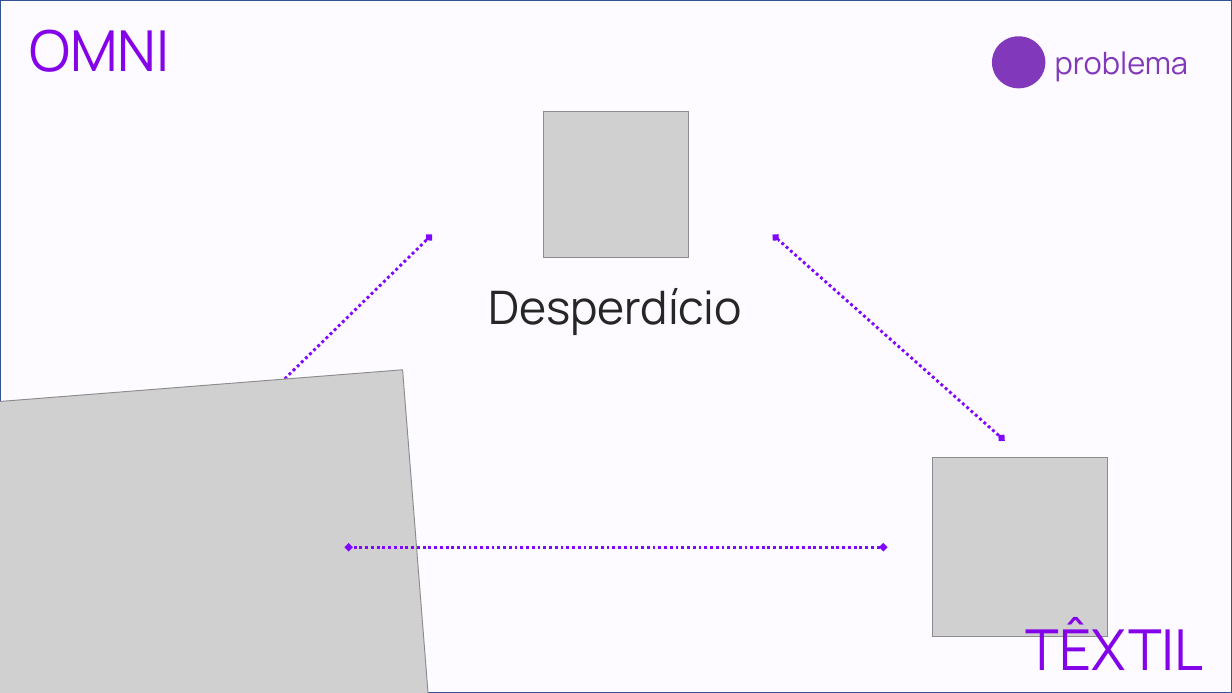
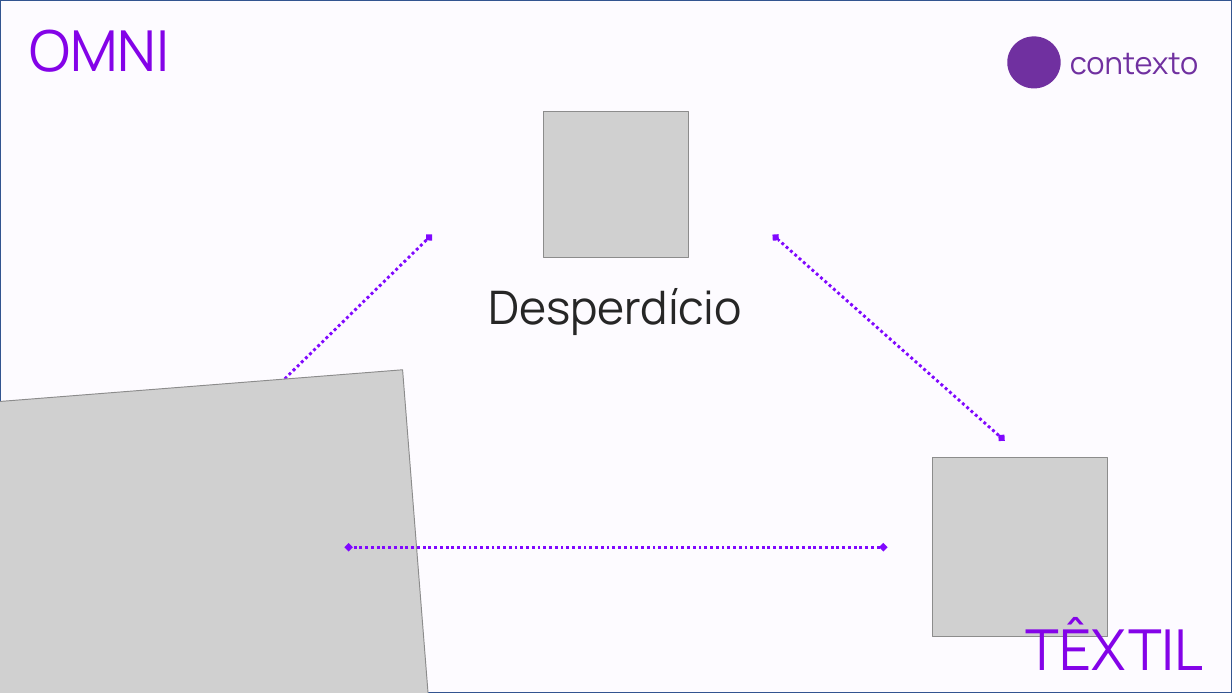
Before and after one commit to 0mni-Solutions/OmniTextil, a slide deck: slide 5 of APRESENTAÇÃO/Sprint 3/Slides.pptx. Drawn at 1232x693 pixels with LibreOffice and Linux fonts; fonts in the diff are those of the drawing; grey boxes stand for pictures. Boxes give left, top, right and bottom in pixels: in the first picture for what was removed or moved away, otherwise in the second. Text is boxed around its words. In the diff, an @@ line names an element or a change of style, - is before the commit and + after.

```diff
--- a/APRESENTAÇÃO/Sprint 3/Slides.pptx
+++ b/APRESENTAÇÃO/Sprint 3/Slides.pptx
@@ ellipse: place and size @@
-ellipse at [993, 36, 1046, 88]
+ellipse at [1007, 36, 1061, 88]
@@ ellipse at [1007, 36, 1061, 88]: fill #8238BA to #7030A0 @@
@@ text removed at [1055, 51, 1188, 82] @@
-problema
@@ text added at [1070, 52, 1198, 75], 24 pt, text #7030A0 @@
+contexto
```
Also in this commit, not shown: 3 other slides changed, 2 other files.
